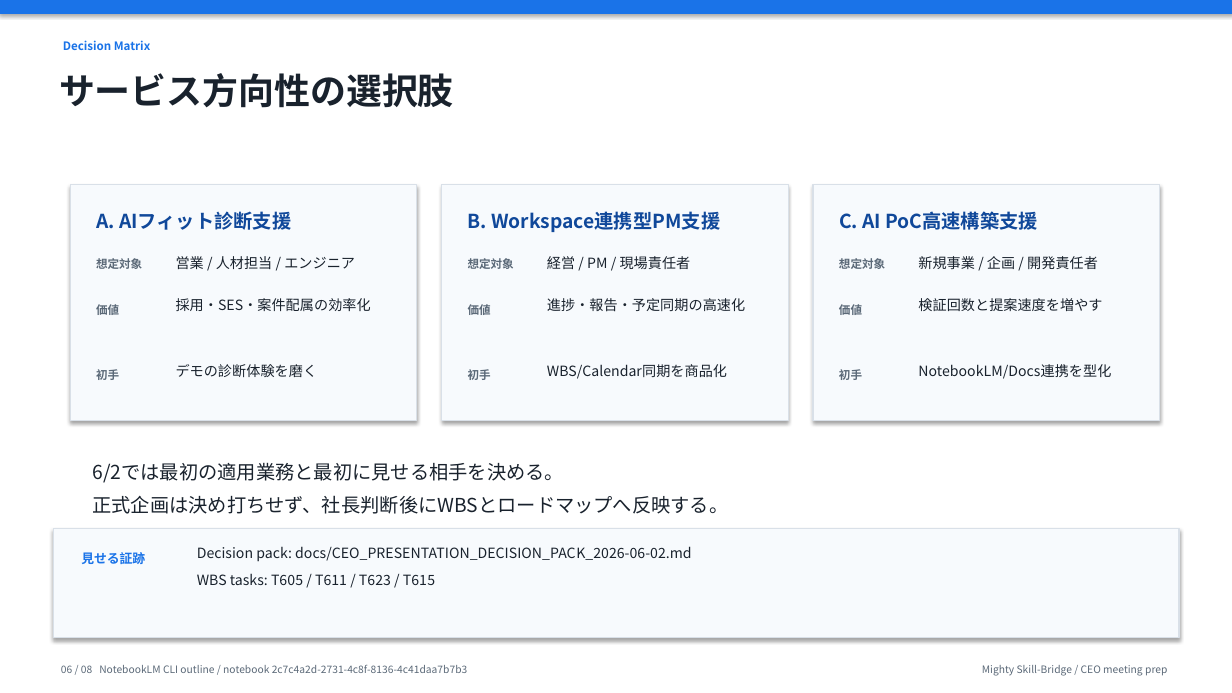
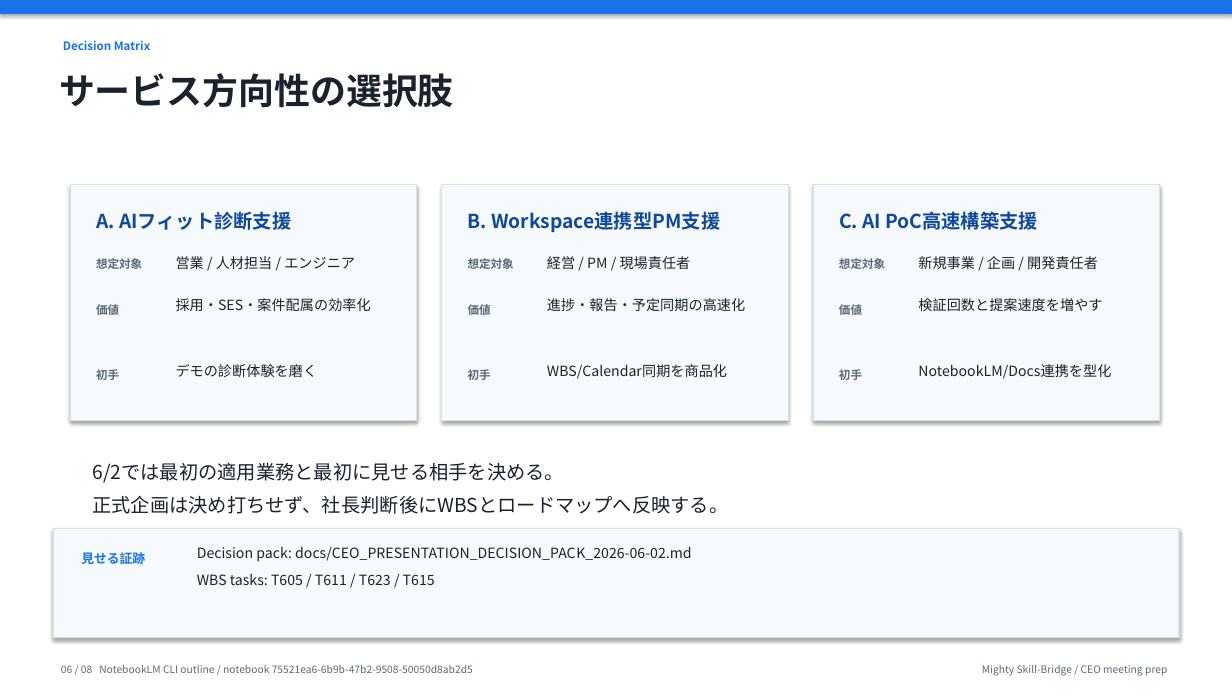
Before and after one commit to kanta13jp1/mighty-link-ai-connect, a slide deck: slide 6 of exports/knowledge_flow/mighty_skill_bridge_ceo_presentation_2026-06-02.pptx. Drawn at 1232x693 pixels with LibreOffice and Linux fonts; fonts in the diff are those of the drawing. Boxes give left, top, right and bottom in pixels: in the first picture for what was removed or moved away, otherwise in the second. Text is boxed around its words. In the diff, an @@ line names an element or a change of style, - is before the commit and + after.

```diff
--- a/exports/knowledge_flow/mighty_skill_bridge_ceo_presentation_2026-06-02.pptx
+++ b/exports/knowledge_flow/mighty_skill_bridge_ceo_presentation_2026-06-02.pptx
@@ text at [61, 665, 473, 673]: text changed @@
-06 / 08 NotebookLM CLI outline / notebook 2c7c4a2d-2731-4c8f-8136-4c41daa7b7b3
+06 / 08 NotebookLM CLI outline / notebook 75521ea6-6b9b-47b2-9508-50050d8ab2d5
```
Also in this commit, not shown: 7 other slides changed, 24 other files.
